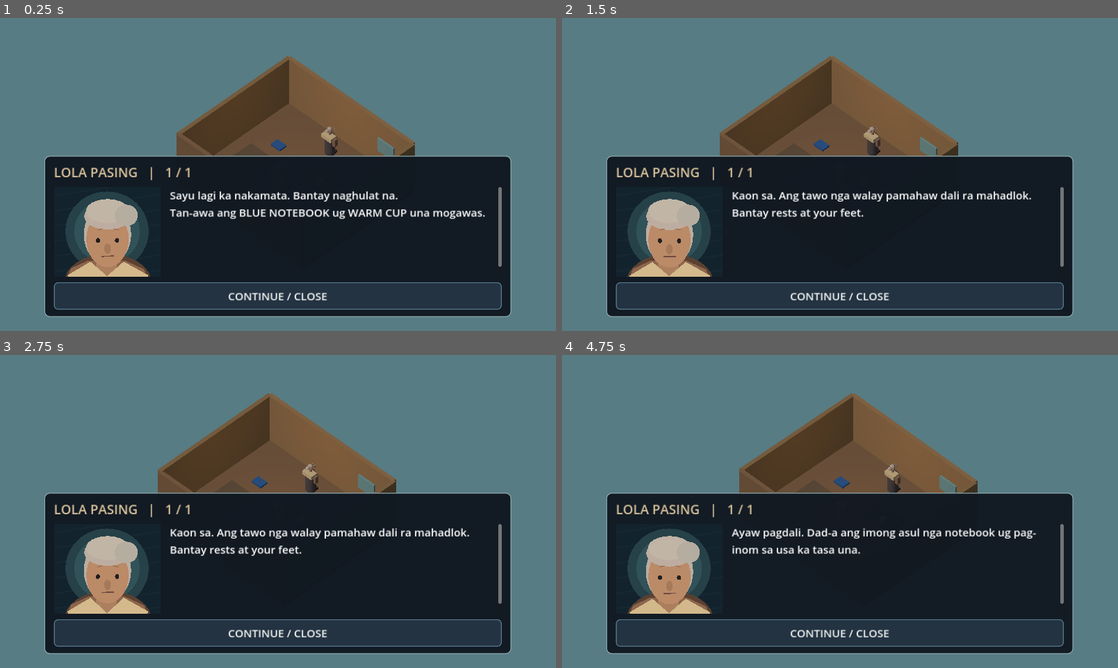
Above: before the commit, frames 1-4 (two rows, left to right).
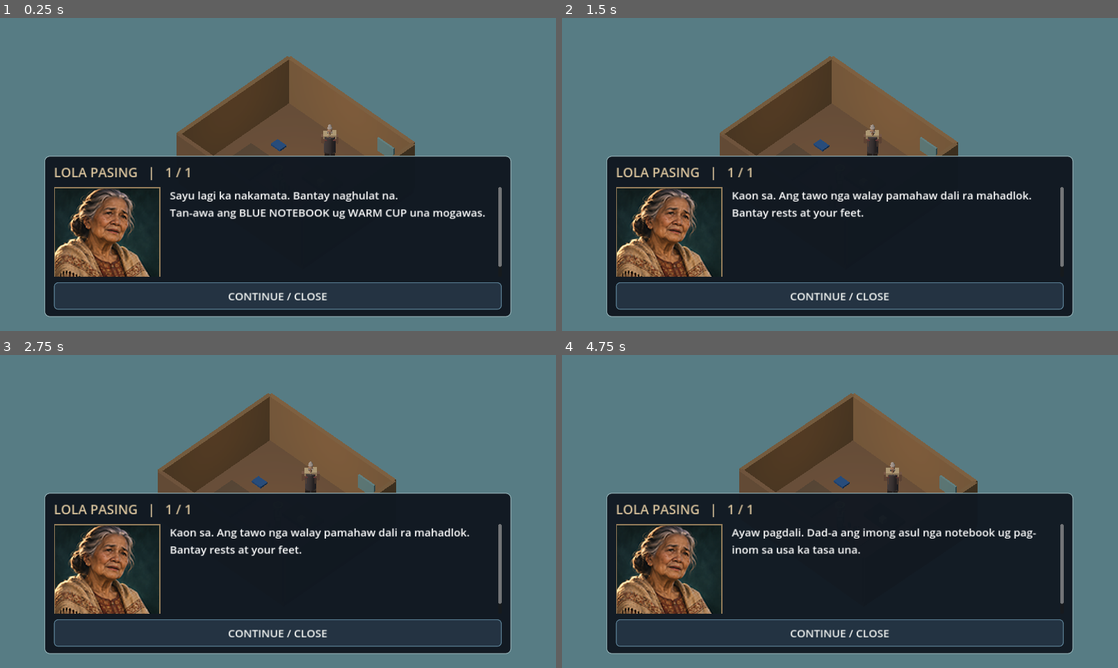
Above: after the commit, the same moments.

Repository: LokiJ07/Tabi-tabi
Game: Godot game, scene res://scenes/main.tscn
Two runs of this game, one before a commit and one after it. Both use one fixed random seed, a clock stepped at 60 frames per second and the inputs below.
Inputs (mouse positions are in pixels of both pictures, inside the frame that each line leads up to):
- Up to frame 1 (0.25 s): no input
- Up to frame 2 (1.5 s): tap Enter (ui_accept) at 0.5, 0.77 s; move the mouse to (962, 158) at 0.52 s; hold Right (ui_right) 0.53-1.25 s; click (962, 158) at 0.67 s; drag from (728, 190) to (812, 237) at 1.27 s
- Up to frame 3 (2.75 s): move the mouse to (333, 442) at 2.02 s; hold Right (ui_right) from 2.03 s (still down)
- Up to frame 4 (4.75 s): release Right (ui_right) at 2.75 s; tap Enter (ui_accept) at 2.75, 4.25, 4.52 s; drag from (812, 574) to (673, 464) at 2.77 s; click "RETRY" at 3.5 s; move the mouse to (1006, 558) at 4.27 s; hold Left (ui_left) from 4.28 s (still down)

The runs differ from the first frame. In frame 1, 3.9% of the frame differs, in the area x 9-61%, y 34-83%; in frame 2, 3.8%; in frame 3, 3.8%; in frame 4, 3.9%.

Commit message:
art(night1): display imported painted NPC busts and animate distinct witness looks

Diff:
--- a/scripts/main.gd
+++ b/scripts/main.gd
@@ -148,6 +148,13 @@
 	_update_dog_warnings(delta)
 	_update_interact_hint()
 	FolkActors.animate_person(apprentice_visual, elapsed, desired.length() > 0.1)
+	for i in range(4):
+		var role: String = ["LOLA", "DADO", "SABEL", "MARA"][i]
+		var marker: Node3D = interaction_nodes.get(role) as Node3D
+		if marker != null:
+			var witness: Node3D = marker.get_node_or_null(role) as Node3D
+			if witness != null:
+				FolkActors.animate_person(witness, elapsed * 0.48 + float(i) * 2.3, false)
 	camera.global_position = camera.global_position.lerp(player.global_position + Vector3(12, 17, 12), 1.0 if preferences.reduced_motion else minf(1.0, delta * 4.0))
 	camera.look_at(player.global_position + Vector3(0, 0.7, 0))
 	elapsed += delta
@@ -311,6 +318,9 @@
 	else:
 		var villager := FolkActors.person(key, color, Color(0.28, 0.24, 0.20))
 		villager.position.y = -0.1
+		# Face toward the approaching apprentice / isometric camera so the
+		# signature costume and eye details remain visible on small screens.
+		villager.rotation.y = -2.35
 		node.add_child(villager)
 
 
--- a/scripts/ui/speaker_portrait.gd
+++ b/scripts/ui/speaker_portrait.gd
@@ -3,6 +3,7 @@
 ## procedurally authored 3D costume. No external textures or extra 3D viewport.
 
 const FolkActors = preload("res://scripts/visuals/folk_actors.gd")
+const PAINTED_SHEET: Texture2D = preload("res://assets/portraits/night01_painted_sheet.png")
 var speaker_id := "NARRATOR"
 var breathing := 0.0
 var breath_clock := 0.0
@@ -45,10 +46,31 @@
 	draw_colored_polygon(points, color)
 
 
+static func painted_region_for(who: String) -> Rect2:
+	match FolkActors.role_id(who):
+		"LOLA":
+			return Rect2(0, 0, 512, 512)
+		"DADO":
+			return Rect2(512, 0, 512, 512)
+		"MARA":
+			return Rect2(0, 512, 512, 512)
+		"SABEL":
+			return Rect2(512, 512, 512, 512)
+	return Rect2()
+
+
 func _draw() -> void:
 	if size.x < 1.0 or size.y < 1.0:
 		return
 	draw_set_transform(Vector2.ZERO, 0.0, Vector2(size.x / 256.0, size.y / 256.0))
+	var region := painted_region_for(speaker_id)
+	if region.size.x > 0.0:
+		# Painterly close-up is a real committed APK texture, not a generated
+		# web preview. The four quadrants share a single compact atlas.
+		draw_texture_rect_region(PAINTED_SHEET, Rect2(0, 0, 256, 256), region)
+		draw_rect(Rect2(1, 1, 254, 254), Color("#947d5b"), false, 3)
+		draw_set_transform(Vector2.ZERO, 0.0, Vector2.ONE)
+		return
 	draw_rect(Rect2(0, 0, 256, 256), Color("#13232e"))
 	# Film-like rim lights and an intentionally simple inked illustration style.
 	for i in range(7):
--- a/scripts/world/lola_hut_interior.gd
+++ b/scripts/world/lola_hut_interior.gd
@@ -39,6 +39,7 @@
 	room.add_child(light)
 	var elder := FolkActors.person("Lola seated", Color(0.66, 0.47, 0.33), Color(0.32, 0.28, 0.31))
 	elder.position = Vector3(-0.35, 0.0, -2.8)
+	elder.rotation.y = -2.35
 	room.add_child(elder)
 	_target(room, "LOLA_HOME", Vector3(-0.35, 0, -2.8))
 	_target(room, "BLUE_NOTEBOOK", Vector3(-2.25, 0, -1.0))
--- a/tests/night01_cinematic_test.gd
+++ b/tests/night01_cinematic_test.gd
@@ -29,6 +29,12 @@
 	check(portrait.speaker_id == "DADO", "portrait resolves fisher identity")
 	portrait.call("set_speaker", "TEACHER MARA")
 	check(portrait.speaker_id == "MARA", "portrait switches speaker")
+	check(Portrait.PAINTED_SHEET.get_width() == 1024, "actual painted artwork imported into Godot project")
+	check(Portrait.painted_region_for("LOLA") == Rect2(0, 0, 512, 512), "Lola shows own painted bust")
+	check(Portrait.painted_region_for("DADO") == Rect2(512, 0, 512, 512), "Dado uses fishing portrait quadrant")
+	check(Portrait.painted_region_for("MARA") == Rect2(0, 512, 512, 512), "Mara has separate glasses portrait")
+	check(Portrait.painted_region_for("SABEL") == Rect2(512, 512, 512, 512), "Sabel has own purple headwrap portrait")
+	check(Portrait.painted_region_for("NARRATOR").size.x == 0, "narrator retains original symbolic artwork")
 	portrait.queue_free()
 
 	var game = GameScene.instantiate()
Not shown, added: docs/G5_PAINTED_PORTRAIT_ATLAS.md
Not shown, changed: docs/QUALITY_GATES.md
